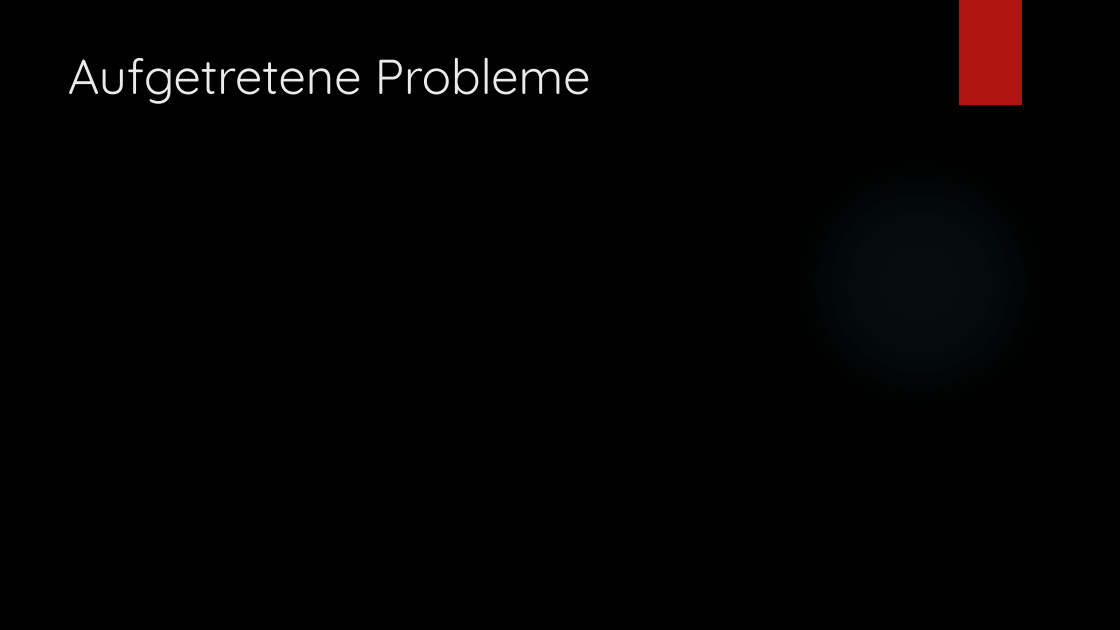
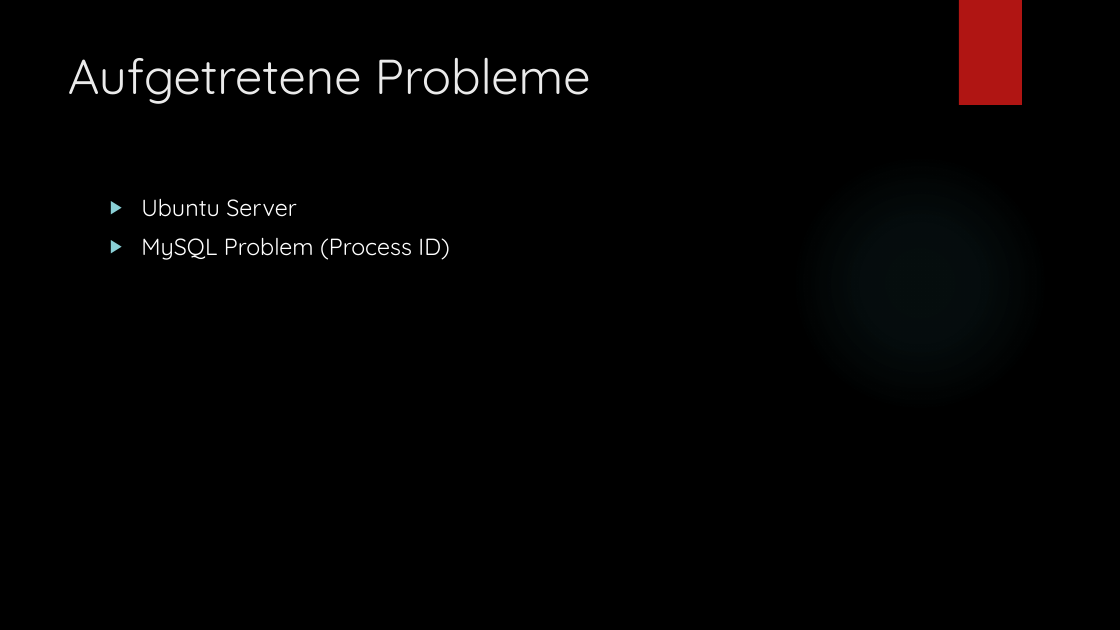
Before and after one commit to lightstalker89/MIT_SAD, a slide deck: slide 11 of second_semester/secure_webdevelopment/grill_lehner_murrent/Präsentation.pptx. Drawn at 1120x630 pixels with LibreOffice and Linux fonts; fonts in the diff are those of the drawing; background and template pictures are left out. Boxes give left, top, right and bottom in pixels: in the first picture for what was removed or moved away, otherwise in the second. Text is boxed around its words. In the diff, an @@ line names an element or a change of style, - is before the commit and + after.

```diff
--- a/second_semester/secure_webdevelopment/grill_lehner_murrent/Präsentation.pptx
+++ b/second_semester/secure_webdevelopment/grill_lehner_murrent/Präsentation.pptx
@@ text added at (141,199,449,260), 20 pt, text #FFFFFF @@
+▶ Ubuntu Server
+▶ MySQL Problem (Process ID)
```
Also in this commit, not shown: 2 other slides changed, 1 slide added, 2 slides removed.
